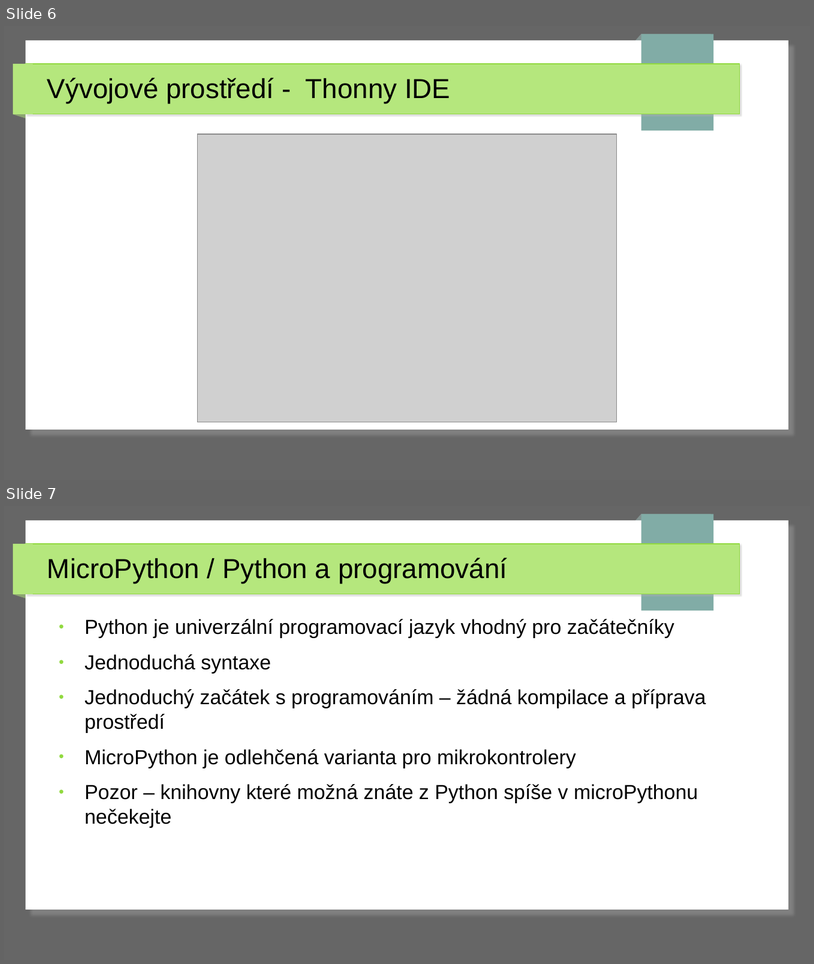
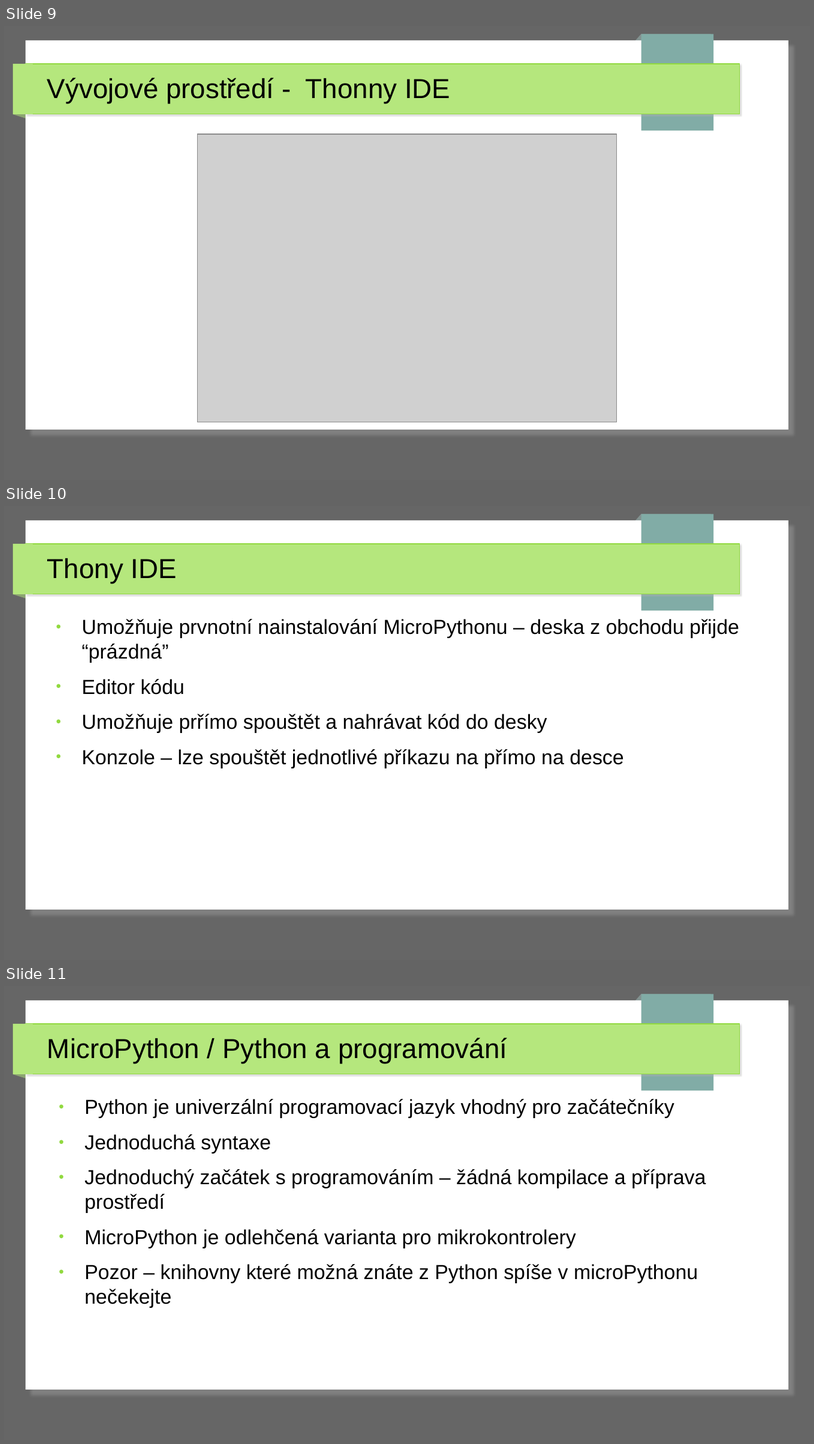
Before and after one commit to MartinPenicka/ArduinoDay, a slide deck: RaspberryPiPico_MicroPython_Introduction/prezentace/rpi_prezentace.odp. Shown one above the other, each under a label of ours: slides 6 and 7 before the commit, slides 9, 10 and 11 after it. The pictures are 814x964 and 814x1444 pixels, drawn with LibreOffice and Linux fonts; fonts in the diff are those of the drawing; grey boxes stand for pictures. Boxes give left, top, right and bottom in pixels: in the first picture for what was removed or moved away, otherwise in the second. Text is boxed around its words. In the diff, an @@ line names an element or a change of style, - is before the commit and + after.

```diff
--- a/RaspberryPiPico_MicroPython_Introduction/prezentace/rpi_prezentace.odp
+++ b/RaspberryPiPico_MicroPython_Introduction/prezentace/rpi_prezentace.odp
@@ slide 10 added at (4,506,810,960), background #666666; not listed: 7 template elements that a slide beside it also shows @@
@@ title added at (47,558,177,583), 27 pt, text #000000 @@
+Thony IDE
@@ text added at (82,619,740,768), 20 pt, text #000000 @@
+● Umožňuje prvnotní nainstalování MicroPythonu – deska z obchodu přijde “prázdná”
+● Editor kódu
+● Umožňuje prřímo spouštět a nahrávat kód do desky
+● Konzole – lze spouštět jednotlivé příkazu na přímo na desce
@@ what was slide 6 is now slide 9 @@
@@ what was slide 7 is now slide 11 @@
```
Also in this commit, not shown: 10 slides changed, 4 other slides added, 4 other files.
